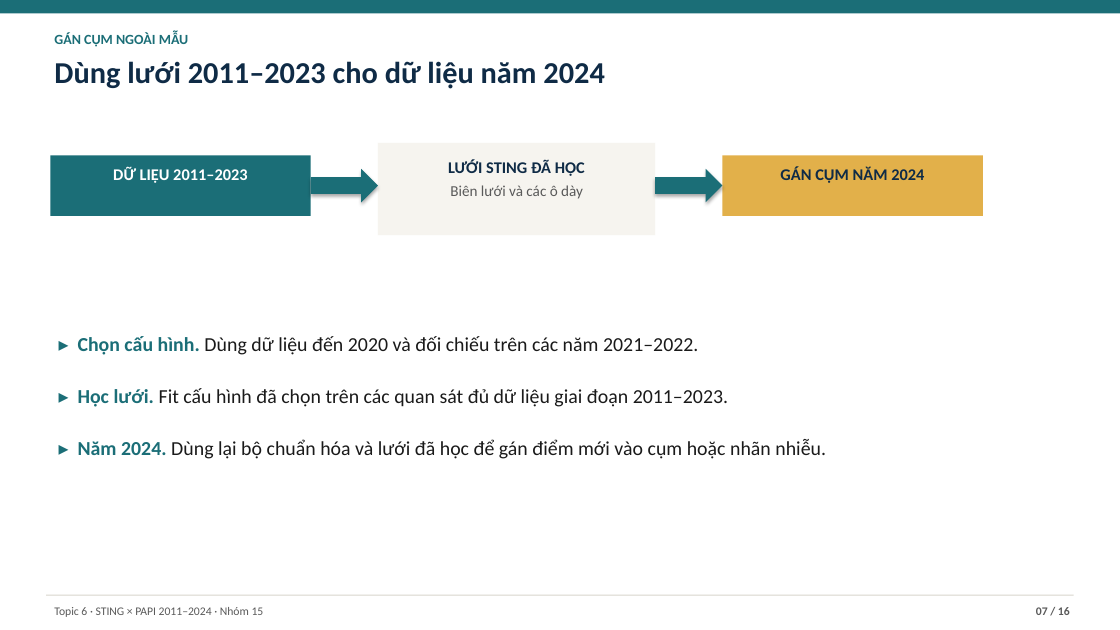
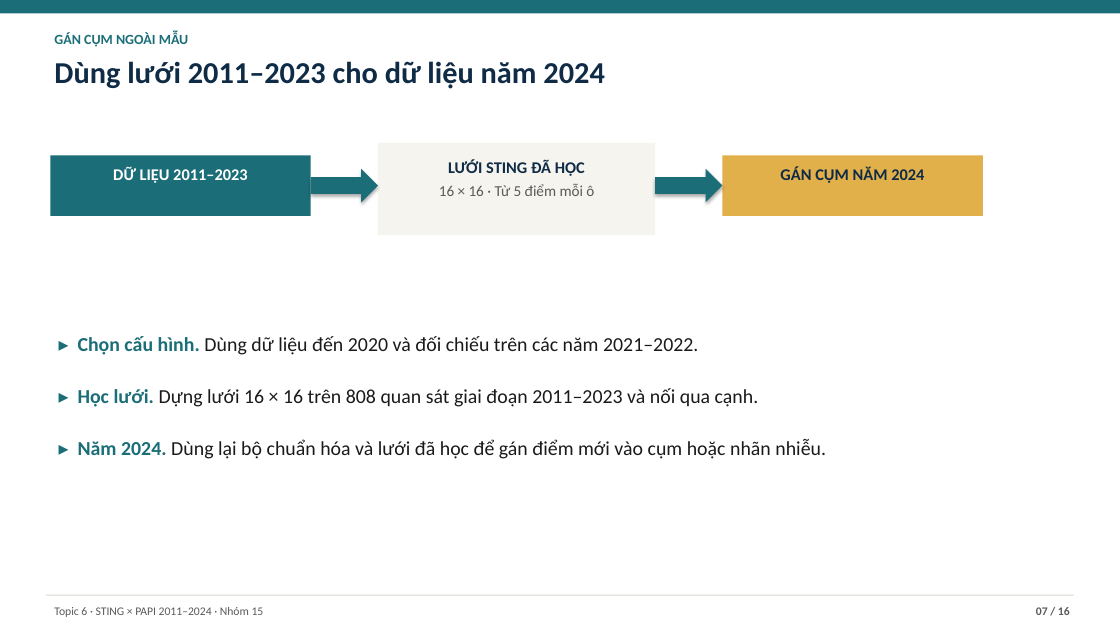
Before and after one commit to JasonTM17/Grid_Based_Sociology, a slide deck: slide 7 of slides/final.pptx. Drawn at 1120x630 pixels with LibreOffice and Linux fonts; fonts in the diff are those of the drawing. Boxes give left, top, right and bottom in pixels: in the first picture for what was removed or moved away, otherwise in the second. Text is boxed around its words. In the diff, an @@ line names an element or a change of style, - is before the commit and + after.

```diff
--- a/slides/final.pptx
+++ b/slides/final.pptx
@@ text at (x1=439, y1=183, x2=594, y2=196): text changed @@
-Biên lưới và các ô dày
+16 × 16 · Từ 5 điểm mỗi ô
@@ text at (x1=78, y1=388, x2=759, y2=407): text changed @@
-▸ Học lưới. Fit cấu hình đã chọn trên các quan sát đủ dữ liệu giai đoạn 2011–2023.
+▸ Học lưới. Dựng lưới 16 × 16 trên 808 quan sát giai đoạn 2011–2023 và nối qua cạnh.
```
Also in this commit, not shown: 4 other slides changed, 33 other files.
